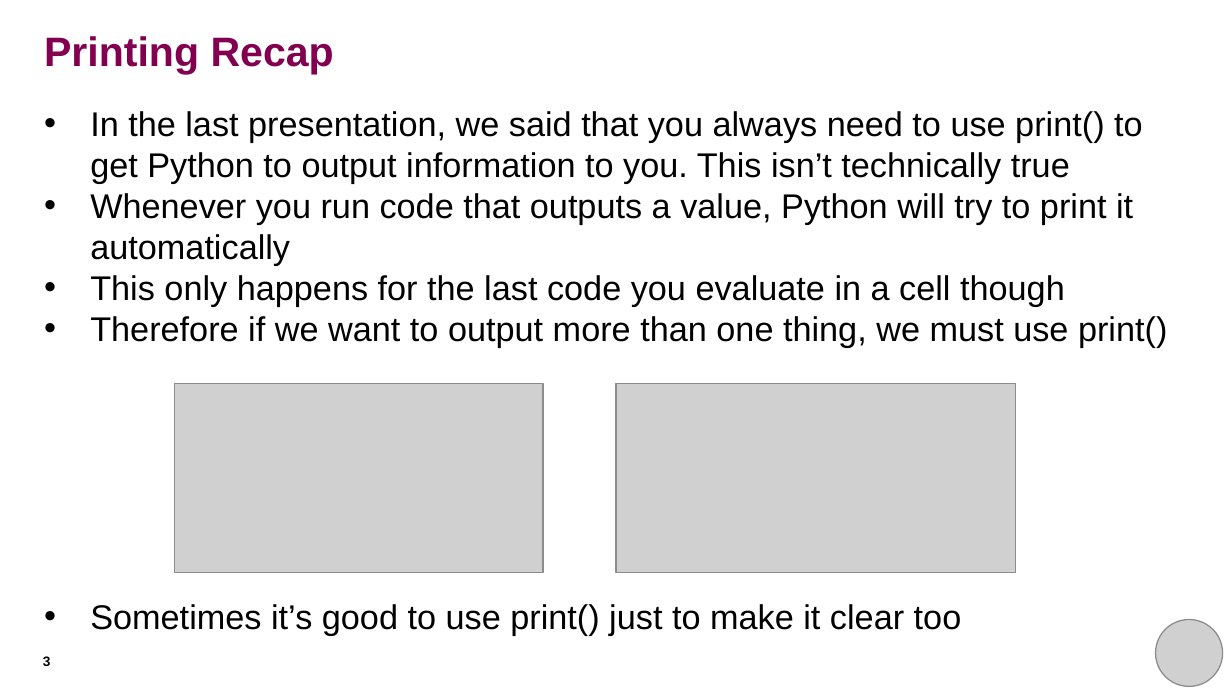
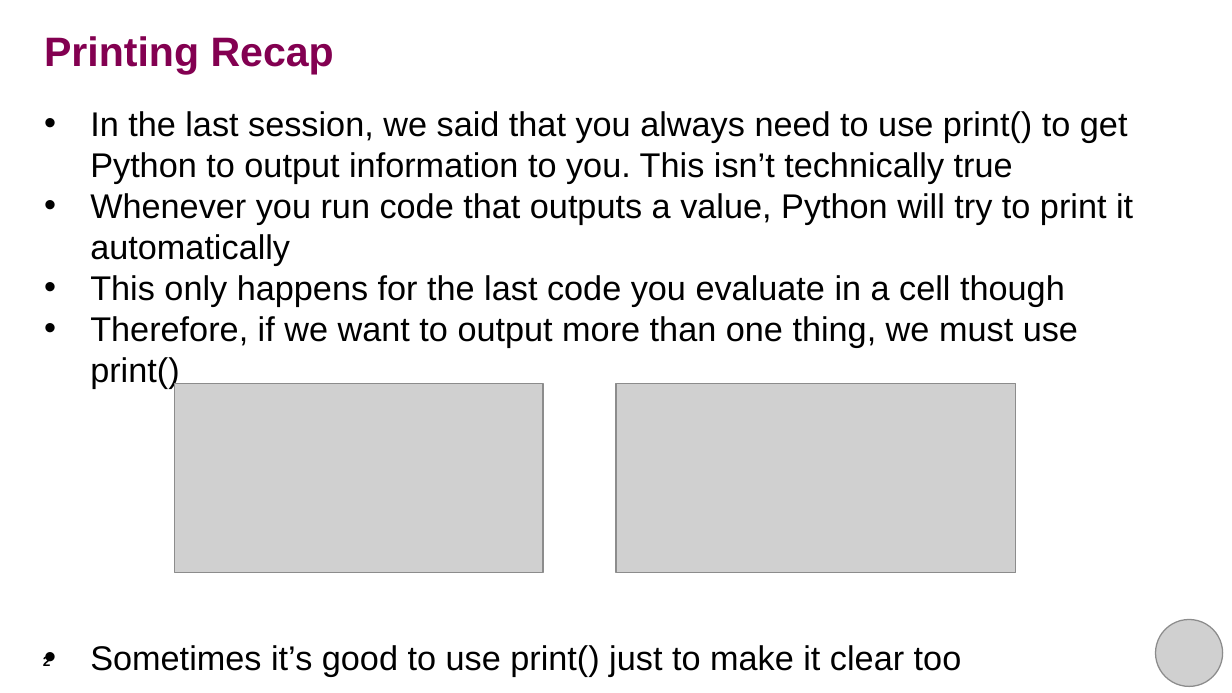
Before and after one commit to rkhetani/beginners-python, a slide deck: slide 2 of session_two/session_two_presentation.pptx (slide 3 before the commit). Drawn at 1232x693 pixels with LibreOffice and Linux fonts; fonts in the diff are those of the drawing; grey boxes stand for pictures. Boxes give left, top, right and bottom in pixels: in the first picture for what was removed or moved away, otherwise in the second. Text is boxed around its words. In the diff, an @@ line names an element or a change of style, - is before the commit and + after.

Commit message:
Updated session 2 slide deck
Mostly style updates (slimmed down text, increased line spacing, highlighted key new concepts)

```diff
--- a/session_two/session_two_presentation.pptx
+++ b/session_two/session_two_presentation.pptx
@@ text at (90, 111, 1128, 183): text changed @@
-• In the last presentation, we said that you always need to use print() to get Python to output information to you. This isn’t technically true
+• In the last session, we said that you always need to use print() to get Python to output information to you. This isn’t technically true
@@ text at (90, 316, 1078, 389): text changed @@
-• Therefore if we want to output more than one thing, we must use print()
+• Therefore, if we want to output more than one thing, we must use print()
@@ page number at (43, 655, 51, 669): text changed @@
-3
+2
```
Also in this commit, not shown: 14 other slides changed, 1 slide added.
